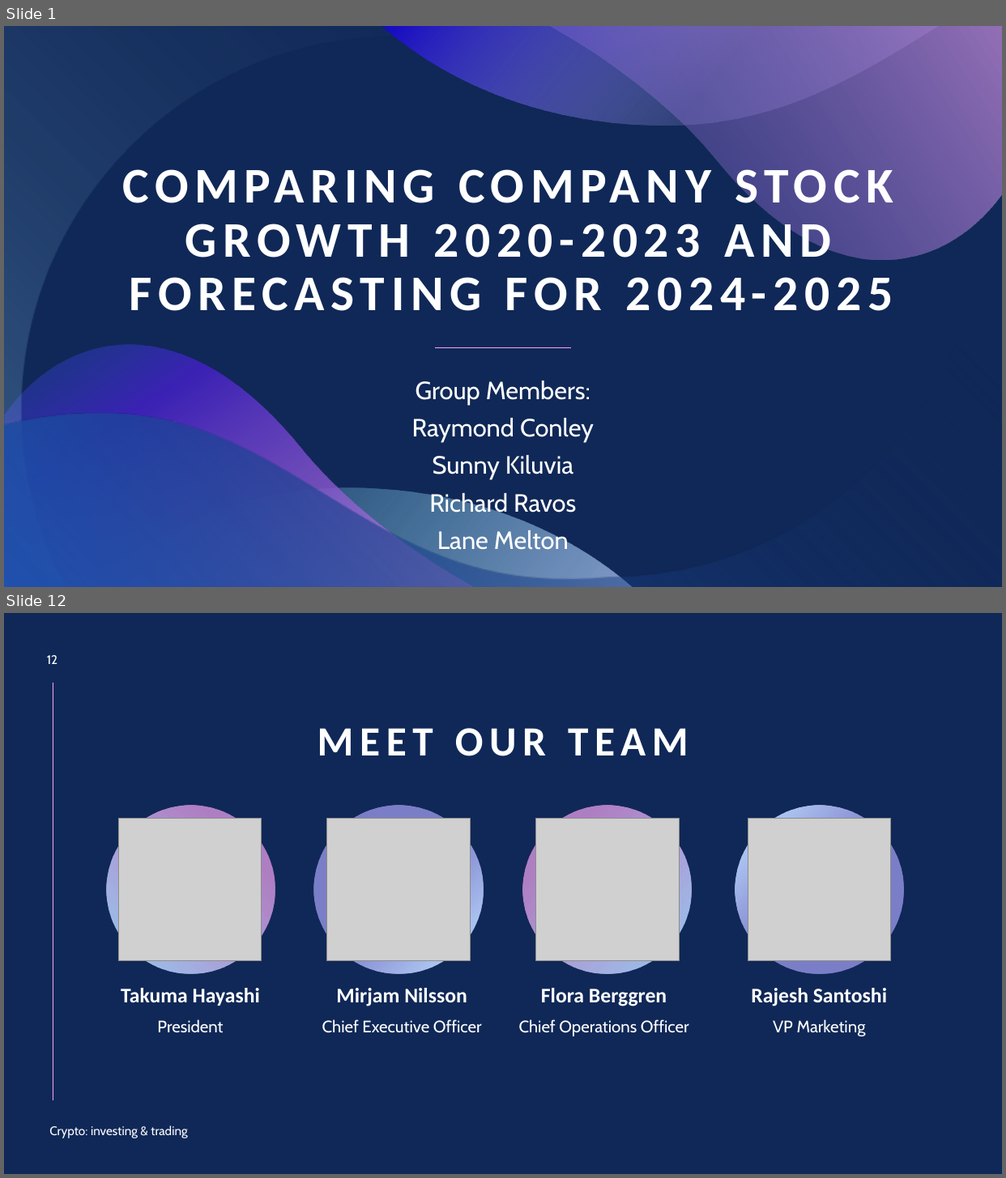
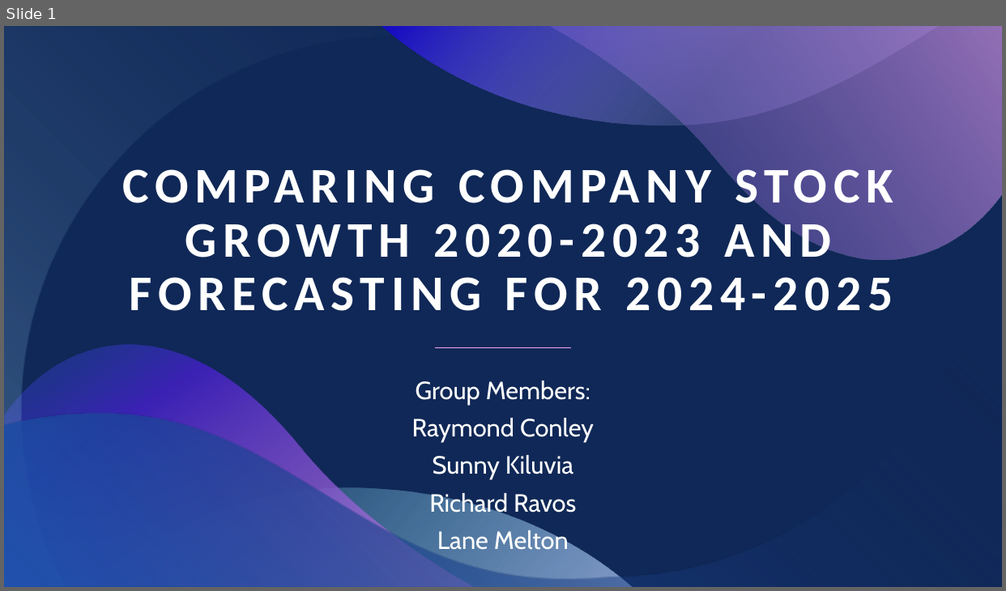
Before and after one commit to skiluvia/project1-varos-kiluvia-conley-melton, a slide deck: Project_1_Presentation.pptx. Shown one above the other, each under a label of ours: slides 1 and 12 before the commit, slide 1 after it; the slides between them are not shown. The pictures are 1006x1178 and 1006x591 pixels, drawn with LibreOffice and Linux fonts; fonts in the diff are those of the drawing; grey boxes stand for pictures. Boxes give left, top, right and bottom in pixels: in the first picture for what was removed or moved away, otherwise in the second. Text is boxed around its words. In the diff, an @@ line names an element or a change of style, - is before the commit and + after.

```diff
--- a/Project_1_Presentation.pptx
+++ b/Project_1_Presentation.pptx
@@ slide 12 removed at <box>4,613,1002,1174</box>, background #102857 @@
@@ page number removed at <box>47,655,58,664</box> @@
-12
@@ line removed from (53, 683) to (53, 1101) @@
@@ title removed at <box>317,728,688,756</box> @@
-MEET OUR TEAM
@@ ellipse removed at <box>106,806,275,973</box> @@
@@ ellipse removed at <box>315,806,484,973</box> @@
@@ ellipse removed at <box>523,806,692,973</box> @@
@@ ellipse removed at <box>735,806,904,973</box> @@
@@ picture removed at <box>118,818,262,961</box> @@
@@ picture removed at <box>327,818,471,961</box> @@
@@ picture removed at <box>536,818,680,961</box> @@
@@ picture removed at <box>748,818,891,961</box> @@
@@ text removed at <box>121,988,260,1006</box> @@
-Takuma Hayashi
@@ text removed at <box>336,988,467,1007</box> @@
-Mirjam Nilsson
@@ text removed at <box>541,988,667,1007</box> @@
-Flora Berggren
@@ text removed at <box>751,988,887,1007</box> @@
-Rajesh Santoshi
@@ text removed at <box>157,1020,223,1033</box> @@
-President
@@ text removed at <box>322,1020,482,1033</box> @@
-Chief Executive Officer
@@ text removed at <box>519,1020,689,1037</box> @@
-Chief Operations Officer
@@ text removed at <box>773,1020,866,1037</box> @@
-VP Marketing
@@ text removed at <box>49,1126,187,1139</box> @@
-Crypto: investing & trading
```
Also in this commit, not shown: 1 slide changed, 13 slides added, 12 other slides removed.
